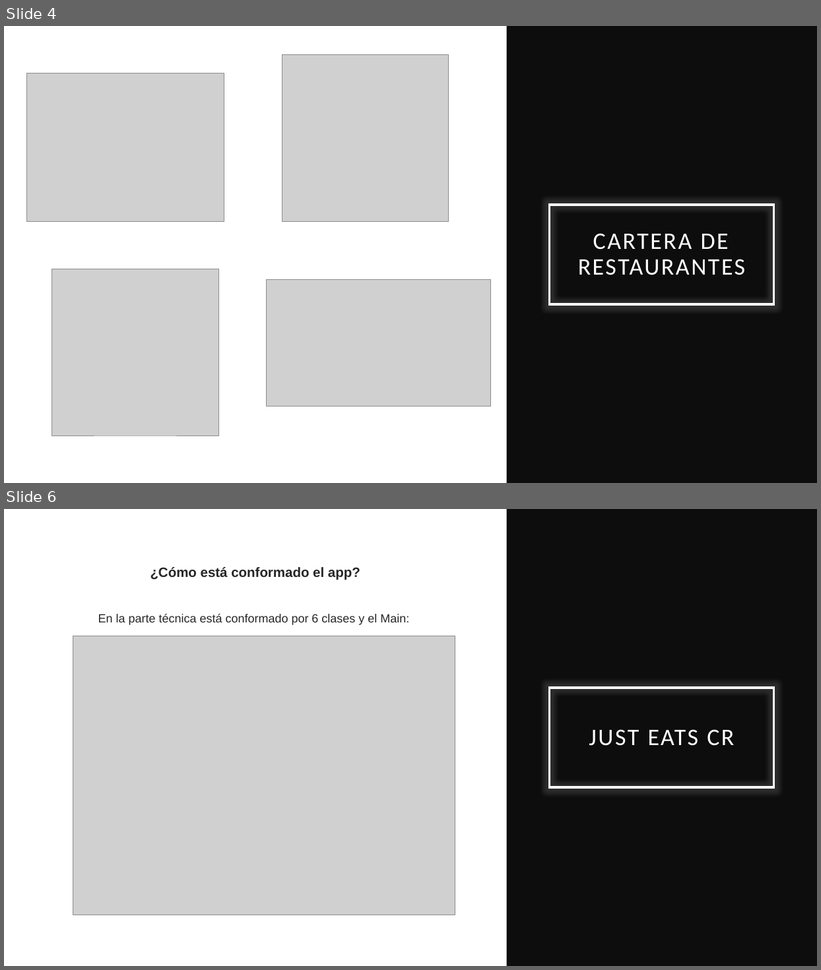
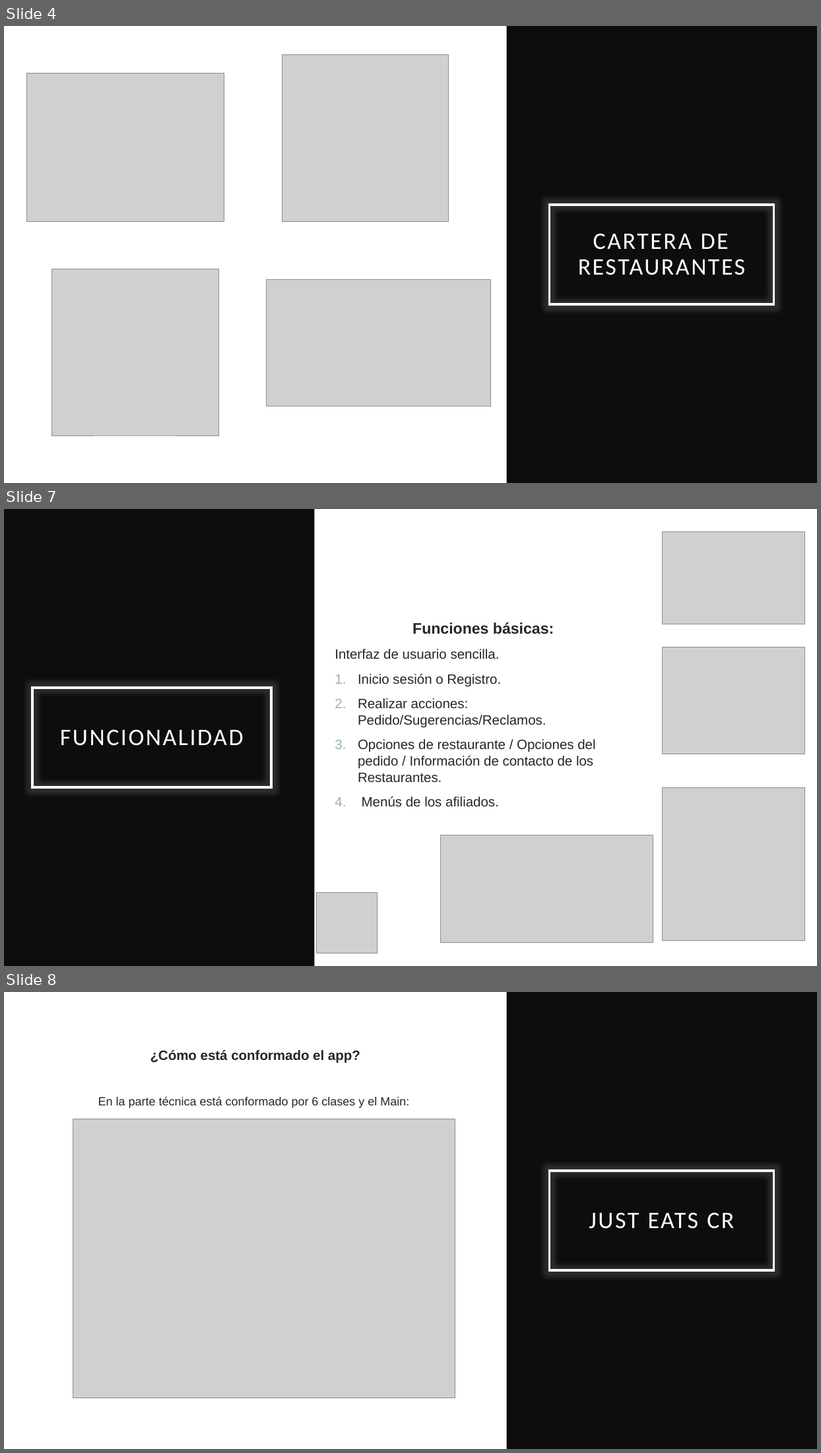
Before and after one commit to Brandruiz7/JustEatsCR, a slide deck: Material Complementario/Just Eats CR.pptx. Shown one above the other, each under a label of ours: slides 4 and 6 before the commit, slides 4, 7 and 8 after it; the slides between them are not shown. The pictures are 821x970 and 821x1453 pixels, drawn with LibreOffice and Linux fonts; fonts in the diff are those of the drawing; grey boxes stand for pictures. Boxes give left, top, right and bottom in pixels: in the first picture for what was removed or moved away, otherwise in the second. Text is boxed around its words. In the diff, an @@ line names an element or a change of style, - is before the commit and + after.

```diff
--- a/Material Complementario/Just Eats CR.pptx
+++ b/Material Complementario/Just Eats CR.pptx
@@ slide 7 added at [4, 509, 817, 966], background #FFFFFF @@
@@ rectangle added at [4, 509, 314, 966], fill #0D0D0D @@
@@ picture added at [663, 531, 805, 625] @@
@@ text added at [335, 623, 595, 807], 16 pt, text #262626 @@
+Funciones básicas:
+  Interfaz de usuario sencilla.
+  1. Inicio sesión o Registro.
+  2. Realizar acciones: Pedido/Sugerencias/Reclamos.
+  3. Opciones de restaurante / Opciones del pedido / Información de contacto de los Restaurantes.
+  4. Menús de los afiliados.
@@ picture added at [663, 648, 805, 755] @@
@@ title added at [32, 688, 272, 788], outline #FFFFFF 2.5 pt, 28 pt, text #FFFFFF @@
+FUNCIONALIDAD
@@ picture added at [663, 788, 805, 941] @@
@@ picture added at [441, 836, 653, 943] @@
@@ picture added at [317, 892, 378, 954] @@
@@ what was slide 6 is now slide 8 @@
```
Also in this commit, not shown: 1 slide changed, 1 other slide added.
